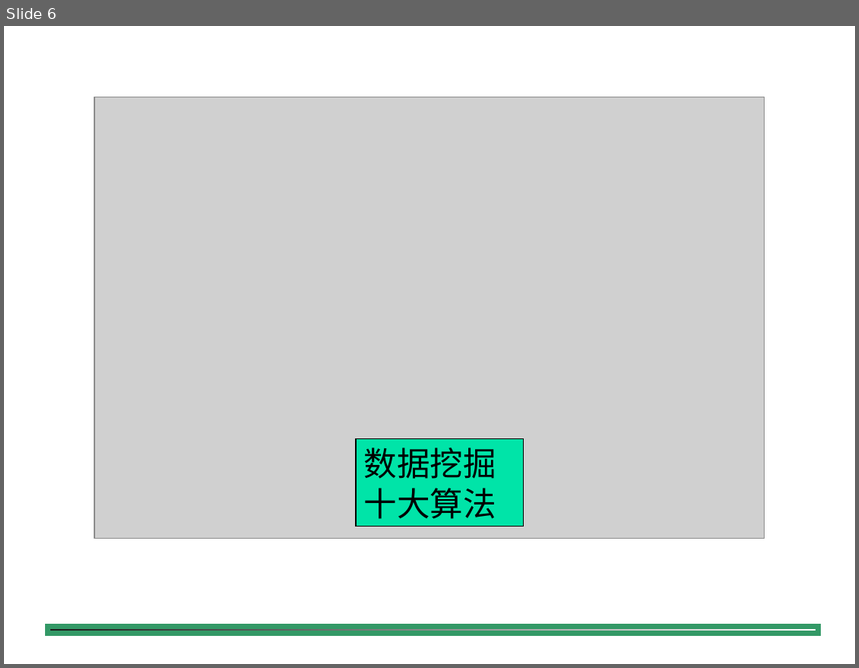
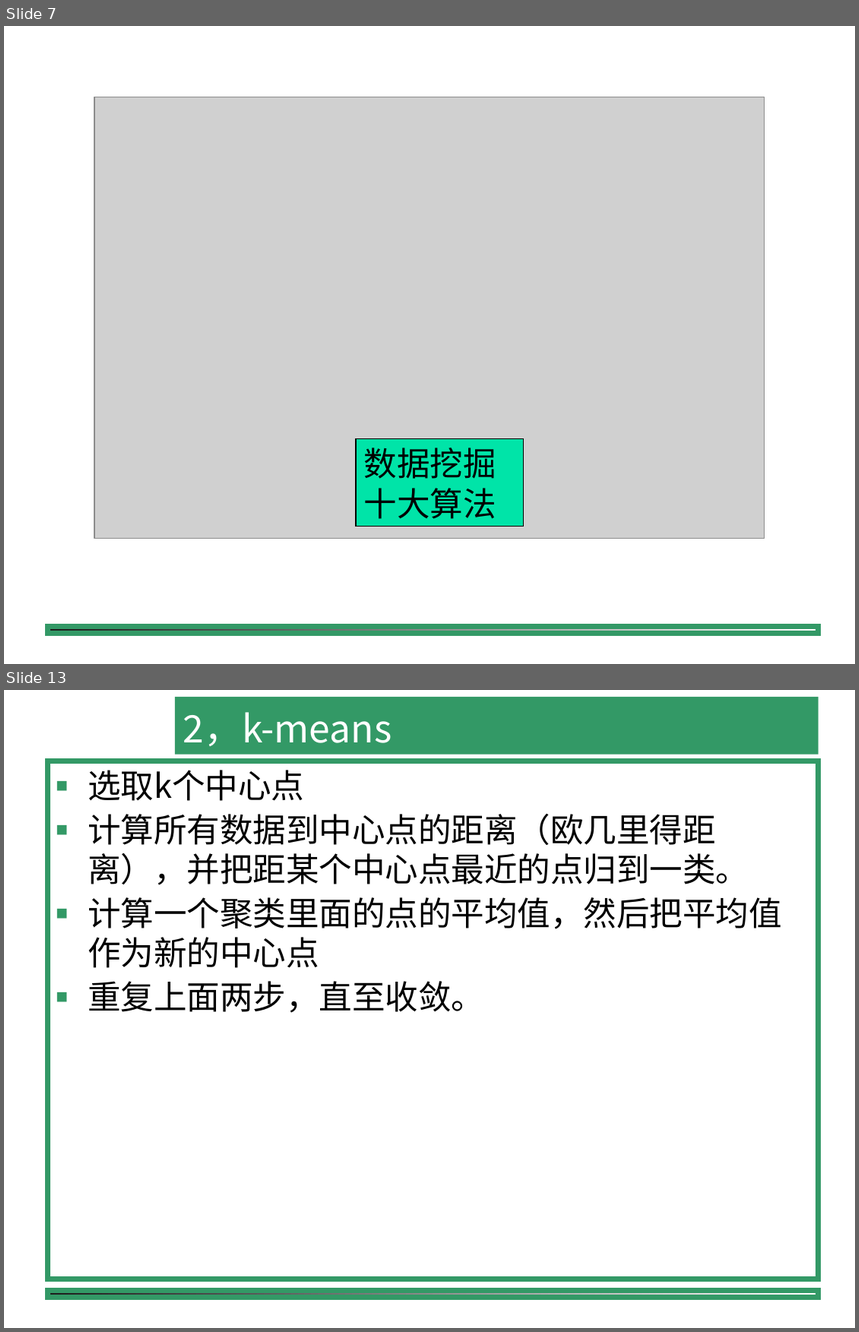
Before and after one commit to shfkuang/shfkuang.github.io, a slide deck: dm2019/fuxi.ppt. Shown one above the other, each under a label of ours: slide 6 before the commit, slides 7 and 13 after it; the slides between them are not shown. The pictures are 859x668 and 859x1332 pixels, drawn with LibreOffice and Linux fonts; fonts in the diff are those of the drawing; grey boxes stand for pictures; background and template pictures are left out. Boxes give left, top, right and bottom in pixels: in the first picture for what was removed or moved away, otherwise in the second. Text is boxed around its words. In the diff, an @@ line names an element or a change of style, - is before the commit and + after.

```diff
--- a/dm2019/fuxi.ppt
+++ b/dm2019/fuxi.ppt
@@ slide 13 added at box(4, 690, 855, 1328), background #FFFFFF; not listed: 1 template element that a slide beside it also shows @@
@@ title added at box(175, 697, 819, 755), fill #339966, 32 pt, text #FFFFFF @@
+2，k-means
@@ rectangle added at box(47, 761, 819, 1280), outline #339966 4.51 pt, 28 pt, text #000000 @@
+■ 选取k个中心点
+■ 计算所有数据到中心点的距离（欧几里得距离），并把距某个中心点最近的点归到一类。
+■ 计算一个聚类里面的点的平均值，然后把平均值作为新的中心点
+■ 重复上面两步，直至收敛。
@@ what was slide 6 is now slide 7 @@
```
Also in this commit, not shown: 2 slides changed, 41 other slides added, 4 other files.
